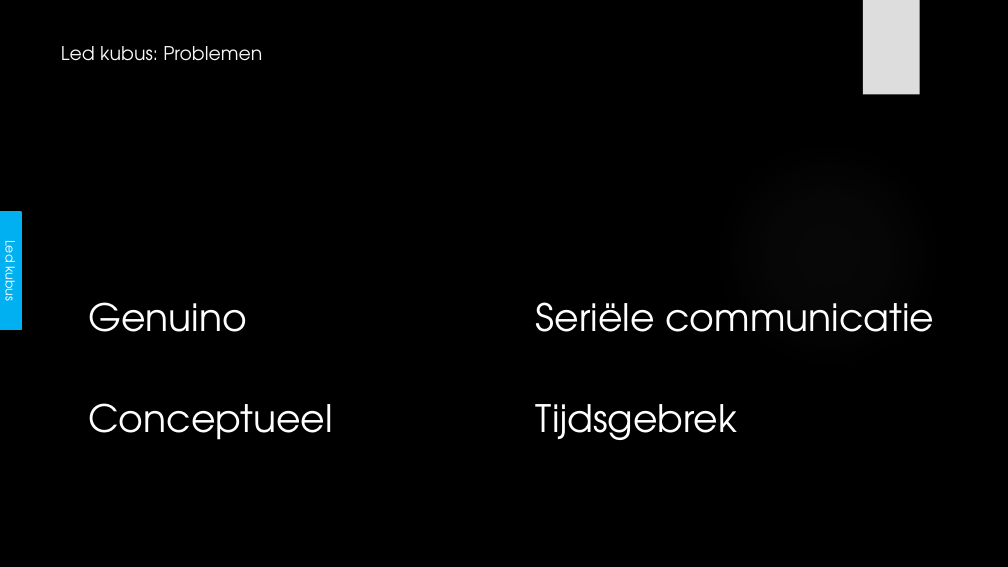
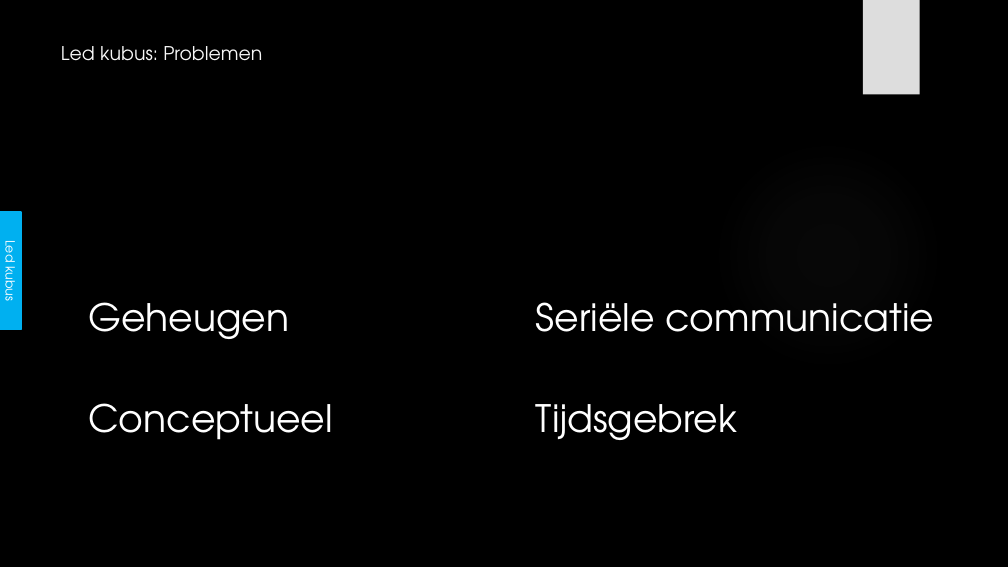
Before and after one commit to its-3ncrypt/Led_Cube_arduino, a slide deck: slide 15 of _Administratie/Presentatie GIP.pptx. Drawn at 1008x567 pixels with LibreOffice and Linux fonts; fonts in the diff are those of the drawing; background and template pictures are left out. Boxes give left, top, right and bottom in pixels: in the first picture for what was removed or moved away, otherwise in the second. Text is boxed around its words. In the diff, an @@ line names an element or a change of style, - is before the commit and + after.

```diff
--- a/_Administratie/Presentatie GIP.pptx
+++ b/_Administratie/Presentatie GIP.pptx
@@ text at (x1=88, y1=302, x2=289, y2=339): text changed @@
-Genuino
+Geheugen
```
Also in this commit, not shown: 1 other file.
